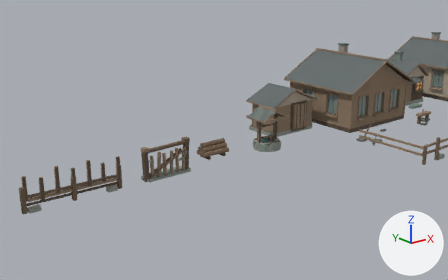
Before and after pictures for a commit that changed the glTF model game/assets/models/act1/urman_village_exterior_kit.glb.
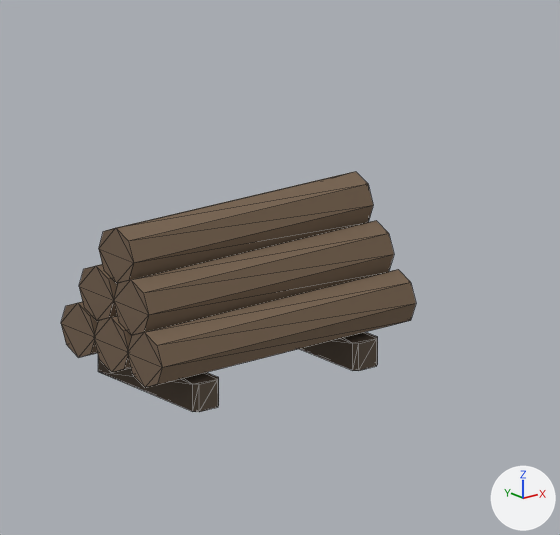
There are two pictures of each version: one from a 50 mm lens placed at (-7.2, -27.76, 12.23), pointed at (15.31, 0.37, 0.98), one close up on the part from 43% to 54% of the width and 44% to 61% of the height. The axes (+X, +Y, +Z) are drawn at lower right. The lights are the same throughout. The older version's two pictures come first. The close-ups show mesh edges as thin lines. Where no turn or scale is listed for an object, it has been applied to the vertices. Vertices at exactly the same position are counted once.

Script lines for the objects in view, before the commit:
```python
ob_woodpile_log_00_lod0 = bpy.data.objects.new('Woodpile_Log_00_LOD0', me_woodpile_log_00_lod0mesh)
ob_woodpile_log_00_lod0.location = (14.7, 0.7, 0.0)
ob_woodpile_log_01_lod0 = bpy.data.objects.new('Woodpile_Log_01_LOD0', me_woodpile_log_01_lod0mesh)
ob_woodpile_log_01_lod0.location = (14.7, 0.7, 0.0)
ob_woodpile_log_02_lod0 = bpy.data.objects.new('Woodpile_Log_02_LOD0', me_woodpile_log_02_lod0mesh)
ob_woodpile_log_02_lod0.location = (14.7, 0.7, 0.0)
ob_woodpile_log_03_lod0 = bpy.data.objects.new('Woodpile_Log_03_LOD0', me_woodpile_log_03_lod0mesh)
ob_woodpile_log_03_lod0.location = (14.7, 0.7, 0.0)
ob_woodpile_log_04_lod0 = bpy.data.objects.new('Woodpile_Log_04_LOD0', me_woodpile_log_04_lod0mesh)
ob_woodpile_log_04_lod0.location = (14.7, 0.7, 0.0)
ob_woodpile_log_05_lod0 = bpy.data.objects.new('Woodpile_Log_05_LOD0', me_woodpile_log_05_lod0mesh)
ob_woodpile_log_05_lod0.location = (14.7, 0.7, 0.0)
ob_woodpile_supportleft_lod0 = bpy.data.objects.new('Woodpile_SupportLeft_LOD0', me_woodpile_supportleft_lod0mesh)
ob_woodpile_supportleft_lod0.location = (14.14, 0.7, 0.08)
# also in view: 'Woodpile_SupportRight_LOD0' at (15.26, 0.7, 0.08)
```
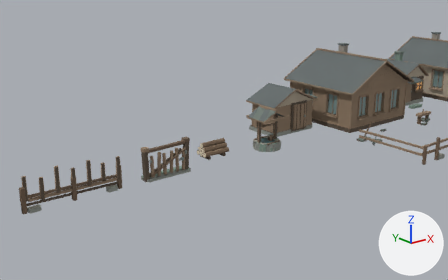
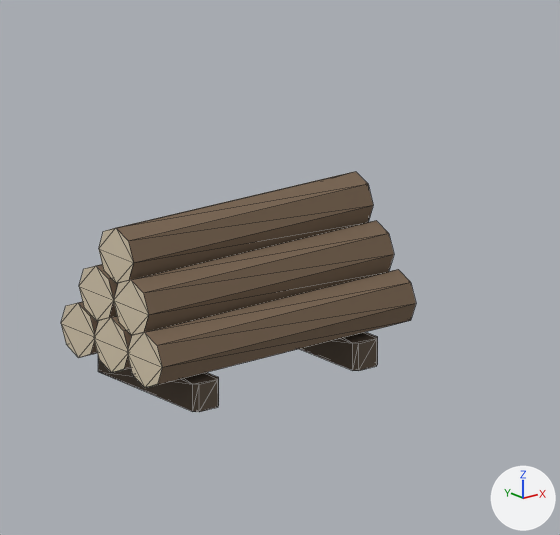
The edits, one by one:
Material 'URMAN_Wood_CutEnd' (mat_urman_wood_cutend) is new.
Its base color is (0.7, 0.6, 0.44) (beige #dacbb1).
Its roughness is 0.4.
me_woodpile_log_00_lod0mesh has 16 vertices, 28 faces and spans x -0.89..0.89, y -0.48..-0.16, z 0.16..0.48.
me_woodpile_log_00_lod0mesh is used by ob_woodpile_log_00_lod0; location (14.7, 0.7, 0.0).
me_woodpile_log_00_lod0mesh part 1: all 12 faces that had it switch from mat_urman_wood_dark (brown #735f4d) to mat_urman_wood_cutend (beige #dacbb1).
me_woodpile_log_01_lod0mesh has 16 vertices, 28 faces and spans x -0.88..0.88, y -0.16..0.16, z 0.16..0.48.
me_woodpile_log_01_lod0mesh is used by ob_woodpile_log_01_lod0; location (14.7, 0.7, 0.0).
me_woodpile_log_01_lod0mesh part 2: all 12 faces that had it switch from mat_urman_wood_dark (brown #735f4d) to mat_urman_wood_cutend (beige #dacbb1).
me_woodpile_log_02_lod0mesh has 16 vertices, 28 faces and spans x -0.87..0.87, y 0.16..0.48, z 0.16..0.48.
me_woodpile_log_02_lod0mesh is used by ob_woodpile_log_02_lod0; location (14.7, 0.7, 0.0).
me_woodpile_log_02_lod0mesh part 3: all 12 faces that had it switch from mat_urman_wood_dark (brown #735f4d) to mat_urman_wood_cutend (beige #dacbb1).
me_woodpile_log_03_lod0mesh has 16 vertices, 28 faces and spans x -0.86..0.86, y -0.32..0.0, z 0.41..0.73.
me_woodpile_log_03_lod0mesh is used by ob_woodpile_log_03_lod0; location (14.7, 0.7, 0.0).
me_woodpile_log_03_lod0mesh part 4: all 12 faces that had it switch from mat_urman_wood_dark (brown #735f4d) to mat_urman_wood_cutend (beige #dacbb1).
me_woodpile_log_04_lod0mesh has 16 vertices, 28 faces and spans x -0.86..0.86, y 0.0..0.32, z 0.41..0.73.
me_woodpile_log_04_lod0mesh is used by ob_woodpile_log_04_lod0; location (14.7, 0.7, 0.0).
me_woodpile_log_04_lod0mesh part 5: all 12 faces that had it switch from mat_urman_wood_dark (brown #735f4d) to mat_urman_wood_cutend (beige #dacbb1).
me_woodpile_log_05_lod0mesh has 16 vertices, 28 faces and spans x -0.84..0.84, y -0.16..0.16, z 0.67..0.99.
me_woodpile_log_05_lod0mesh is used by ob_woodpile_log_05_lod0; location (14.7, 0.7, 0.0).
me_woodpile_log_05_lod0mesh part 6: all 12 faces that had it switch from mat_urman_wood_dark (brown #735f4d) to mat_urman_wood_cutend (beige #dacbb1).

Location of each change, [x1, y1, x2, y2] in pixels of the close-ups (560 x 535 px):
part 1 of me_woodpile_log_00_lod0mesh, recoloured (brown to beige)
    both: [127, 332, 162, 388]
part 2 of me_woodpile_log_01_lod0mesh, recoloured (brown to beige)
    both: [94, 317, 128, 373]
part 3 of me_woodpile_log_02_lod0mesh, recoloured (brown to beige)
    both: [61, 303, 95, 358]
part 4 of me_woodpile_log_03_lod0mesh, recoloured (brown to beige)
    both: [114, 280, 149, 335]
part 5 of me_woodpile_log_04_lod0mesh, recoloured (brown to beige)
    both: [79, 266, 114, 321]
part 6 of me_woodpile_log_05_lod0mesh, recoloured (brown to beige)
    both: [99, 228, 133, 283]
